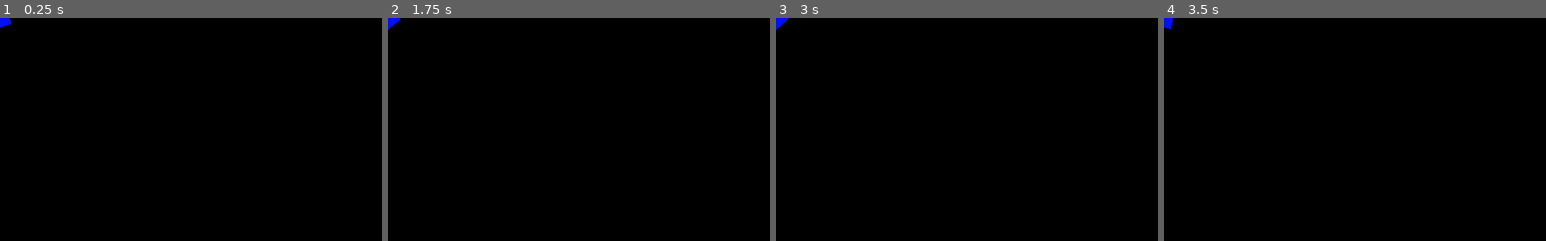
Above: before the commit, frames 1-4 (left to right).
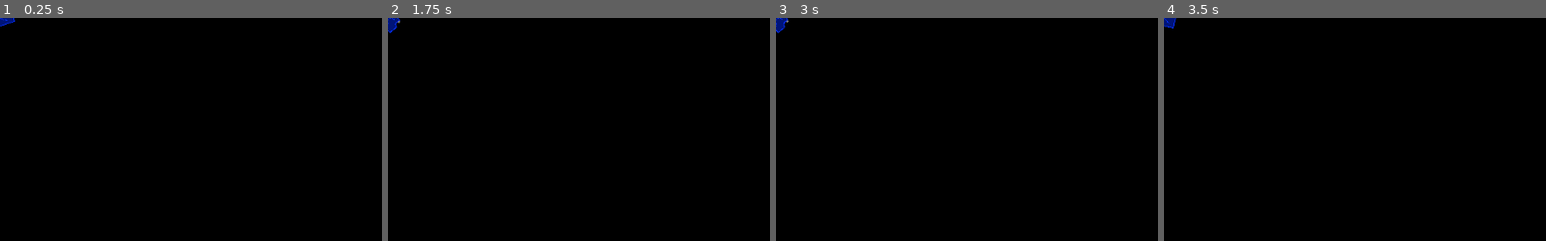
Above: after the commit, the same moments.

Repository: jlpatter/GodotSpaceShooter
Game: Godot game, scene res://src/Actors/Fuel.tscn
Same seed, same stepped clock (60 frames per second), same inputs: the game is played once before the commit and once after it. This scene is started directly instead of the project's main scene.
Inputs:
- Up to frame 1 (0.25 s): no input
- Up to frame 2 (1.75 s): tap Enter at 0.5 s; hold D (move_right) 0.53-1.28 s; tap Space (shoot) at 0.6, 1.25, 1.35 s; hold A (move_left) from 1.28 s (still down)
- Up to frame 3 (3 s): tap Enter at 2 s; release A (move_left) at 2.03 s; hold D (move_right) 2.03-2.78 s; tap Space (shoot) at 2.1, 2.75, 2.85 s; hold W (move_up) from 2.78 s (still down)
- Up to frame 4 (3.5 s): keep holding W (move_up)
The pictures show only the part of the screen within x 0-50%, y 0-50%; the shares and areas given below are measured in that part.

The runs differ from the first frame. In frame 1, 0.1% of the frame differs, in the area x 0-4%, y 0-5%; in frame 2, 0.2%; in frame 3, 0.2%, in the area x 0-4%, y 0-7%; in frame 4, 0.1%.

Commit message:
Added fuel tank texture

Diff:
--- a/src/Actors/Fuel.tscn
+++ b/src/Actors/Fuel.tscn
@@ -1,20 +1,22 @@
-[gd_scene load_steps=3 format=2]
+[gd_scene load_steps=4 format=2]
 
 [ext_resource path="res://src/Actors/Fuel.gd" type="Script" id=1]
+[ext_resource path="res://Assets/FuelTank.png" type="Texture" id=2]
 
 [sub_resource type="RectangleShape2D" id=1]
-extents = Vector2( 12.5, 12.5 )
+extents = Vector2( 10.8635, 16.5706 )
 
 [node name="Fuel" type="Node2D"]
 script = ExtResource( 1 )
 
-[node name="GFX" type="Polygon2D" parent="."]
-color = Color( 0, 0.0627451, 1, 1 )
-polygon = PoolVector2Array( -12.5, -12.5, 12.5, -12.5, 12.5, 12.5, -12.5, 12.5 )
+[node name="FuelTank" type="Sprite" parent="."]
+position = Vector2( 0.00404358, -1.47324 )
+texture = ExtResource( 2 )
 
 [node name="Area2D" type="Area2D" parent="."]
 
 [node name="CollisionShape2D" type="CollisionShape2D" parent="Area2D"]
+position = Vector2( 0, -1.05946 )
 shape = SubResource( 1 )
 
 [connection signal="body_entered" from="Area2D" to="." method="_on_Area2D_body_entered"]
Binary file added: Assets/FuelTank.png
Not shown, added: Assets/FuelTank.png.import
Not shown, added: Assets/FuelTank.kra
